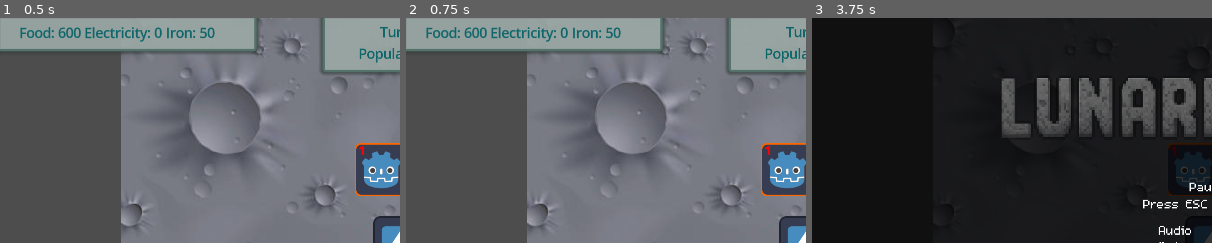
Above: before the commit, frames 1-3 (left to right).
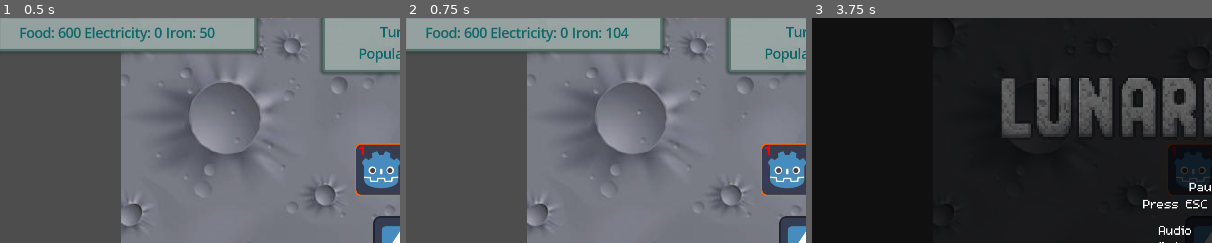
Above: after the commit, the same moments.

Repository: LunariumGame/Lunarium
Game: Godot game, scene res://scenes/world.tscn
The game is run twice, just before and just after one commit, with the same random seed, the same clock (stepped at 60 frames per second) and the same inputs. The engine's default icon, where the game draws it, is replaced by a stand-in: a white triangle on a blue panel in a dark square.
Inputs (mouse positions are % of the whole screen's width and height, from its top left):
- Up to frame 1 (0.5 s): no input
- Up to frame 2 (0.75 s): click "Next Turn" at 0.5 s
- Up to frame 3 (3.75 s): click (4, 77) at 1.25 s; click (9, 77) at 2 s; click (14, 77) at 2.75 s; click (99, 2) at 3.5 s
The pictures show only the part of the screen within x 0-50%, y 0-50%; the shares and areas given below are measured in that part.

Frame 1 is identical in both runs. In frame 2, 0.1% of the frame differs, in the area x 50-56%, y 4-10%; in frame 3, nothing differs.

Commit message:
Fix the iron refinery

Diff:
--- a/scenes/buildings/iron_refinery.tscn
+++ b/scenes/buildings/iron_refinery.tscn
@@ -1,9 +1,11 @@
-[gd_scene load_steps=3 format=3 uid="uid://omx3pl3xhdw"]
+[gd_scene load_steps=4 format=3 uid="uid://omx3pl3xhdw"]
 
 [ext_resource type="PackedScene" uid="uid://sr08scun8ys1" path="res://scenes/buildings/building.tscn" id="1_tn2a3"]
 [ext_resource type="Texture2D" uid="uid://cqmie6dqg2mbc" path="res://assets/sprites/buildings/u1/iron_refinery_1.svg" id="2_5cuwk"]
+[ext_resource type="Script" uid="uid://dujssmy26e32u" path="res://scripts/buildings/iron_refinery.gd" id="2_n1xno"]
 
 [node name="IronRefinery" instance=ExtResource("1_tn2a3")]
+script = ExtResource("2_n1xno")
 
 [node name="Sprite2D" parent="." index="0"]
 texture = ExtResource("2_5cuwk")
